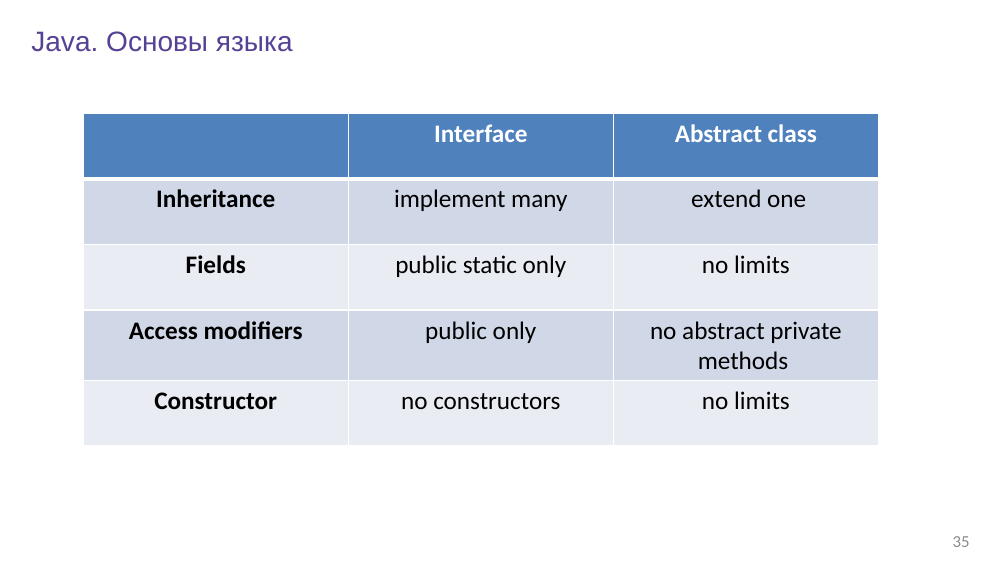
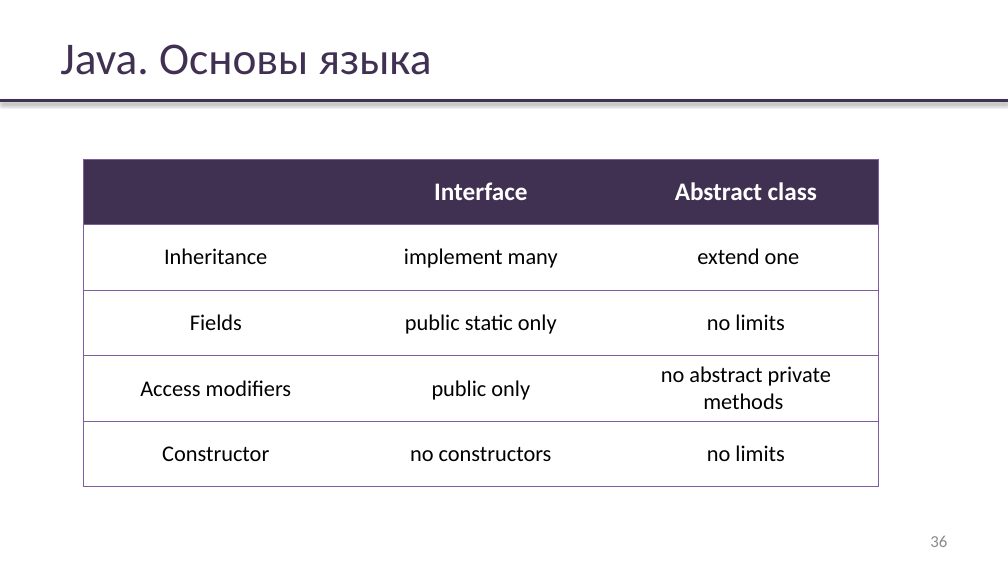
Before and after one commit to rybalkinsd/atom, a slide deck: slide 36 of lecture1/presentation/lecture01.pptx (slide 35 before the commit). Drawn at 1008x567 pixels with LibreOffice and Linux fonts; fonts in the diff are those of the drawing; background and template pictures are left out. Boxes give left, top, right and bottom in pixels: in the first picture for what was removed or moved away, otherwise in the second. Text is boxed around its words. In the diff, an @@ line names an element or a change of style, - is before the commit and + after.

Commit message:
Presentation style normalization

```diff
--- a/lecture1/presentation/lecture01.pptx
+++ b/lecture1/presentation/lecture01.pptx
@@ title "Java. Основы языка": place and size @@
-title "Java. Основы языка" at (31, 31, 293, 52)
+title "Java. Основы языка" at (60, 44, 432, 75)
@@ title "Java. Основы языка" at (60, 44, 432, 75): size 20 to 32.4 pt, font Arial to Calibri, text colour #554294 to #403152; vertical alignment top to middle @@
@@ line added from (0, 101) to (1008, 101), #403152 2 pt @@
@@ table at (84, 159, 879, 487) @@
@@ fill #4F81BD to #403152 in row 1 @@
@@ fill #D0D8E8 to none in 6 cells @@
@@ fill #E9EDF4 to none in 6 cells @@
@@ size 18 to 16 pt in "Inheritance", "implement many", "extend one", "Fields" and 8 more places @@
@@ bold off in "Inheritance", "Fields", "Access modifiers", "Constructor" @@
@@ borders changed @@
@@ table: place and size @@
-table at (84, 113, 879, 446)
+table at (84, 159, 879, 487)
@@ page number added at (930, 536, 947, 547), 12 pt, text #8C8C8C @@
+36
@@ page number removed at (953, 536, 970, 547) @@
-35
```
Also in this commit, not shown: 34 other slides changed, 1 slide added, 1 other file.
